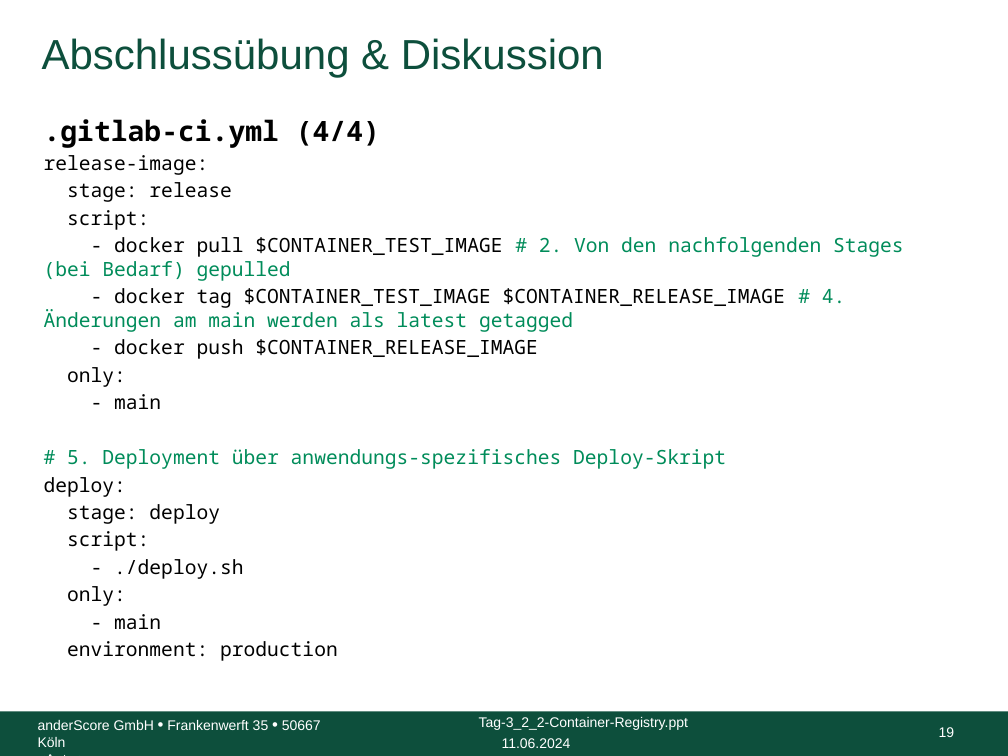
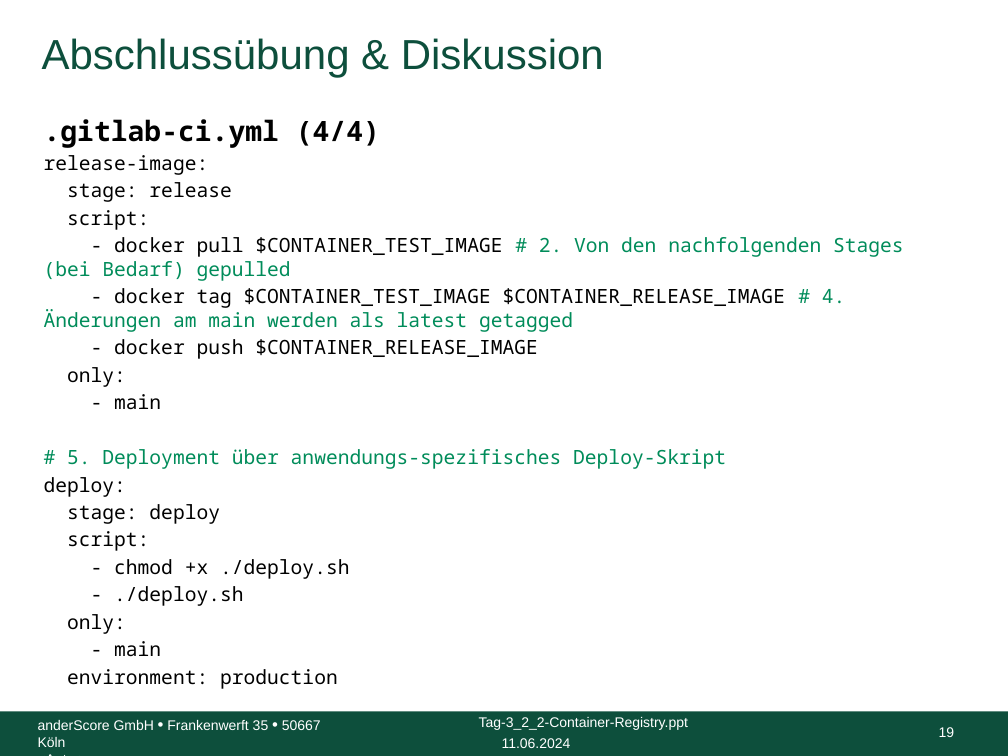
Before and after one commit to anderscore-gmbh/gitlab, a slide deck: slide 19 of slides/Tag-3_6-Abschluss_inkl_Aufgaben.pptx. Drawn at 1008x756 pixels with LibreOffice and Linux fonts; fonts in the diff are those of the drawing; background and template pictures are left out. Boxes give left, top, right and bottom in pixels: in the first picture for what was removed or moved away, otherwise in the second. Text is boxed around its words. In the diff, an @@ line names an element or a change of style, - is before the commit and + after.

```diff
--- a/slides/Tag-3_6-Abschluss_inkl_Aufgaben.pptx
+++ b/slides/Tag-3_6-Abschluss_inkl_Aufgaben.pptx
@@ text at (x1=114, y1=559, x2=349, y2=579): paragraph added @@
+- chmod +x ./deploy.sh
```
Also in this commit, not shown: 3 other slides changed.
